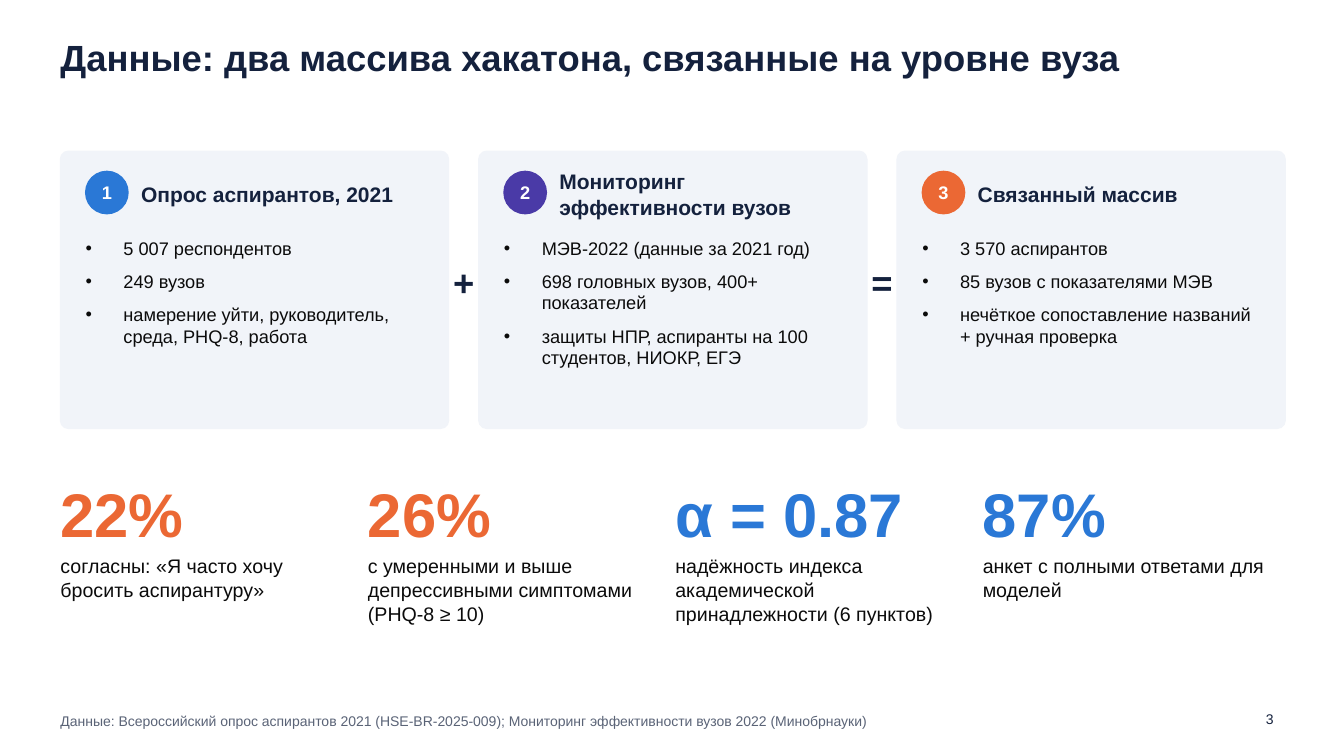
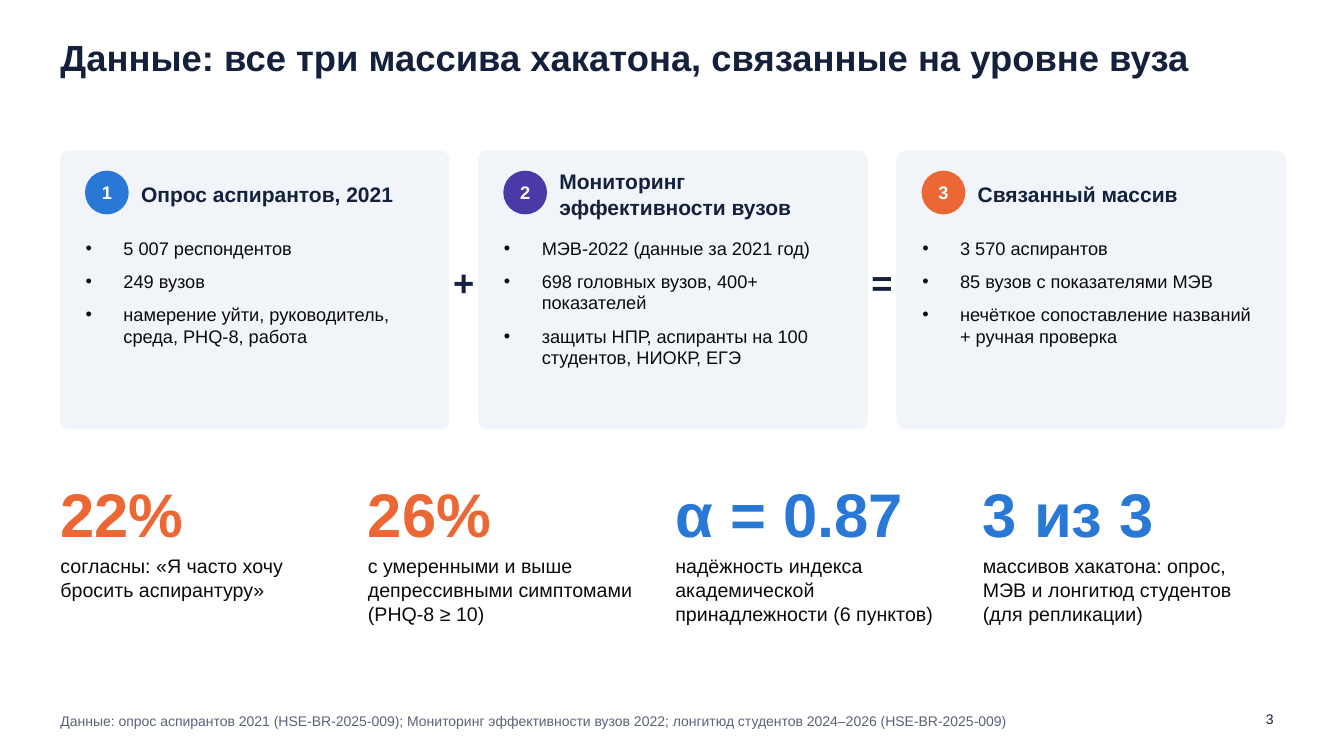
Before and after one commit to EgorChulanov/khakatonIVO, a slide deck: slide 3 of output/IVO2026_aspiranty_dropout.pptx. Drawn at 1344x756 pixels with LibreOffice and Linux fonts; fonts in the diff are those of the drawing. Boxes give left, top, right and bottom in pixels: in the first picture for what was removed or moved away, otherwise in the second. Text is boxed around its words. In the diff, an @@ line names an element or a change of style, - is before the commit and + after.

```diff
--- a/output/IVO2026_aspiranty_dropout.pptx
+++ b/output/IVO2026_aspiranty_dropout.pptx
@@ title at box(60, 46, 1188, 79): text changed @@
-Данные: два массива хакатона, связанные на уровне вуза
+Данные: все три массива хакатона, связанные на уровне вуза
@@ text at box(983, 494, 1154, 538): text changed @@
-87%
+3 из 3
@@ text at box(983, 562, 1232, 625): text changed @@
-анкет с полными ответами для моделей
+массивов хакатона: опрос, МЭВ и лонгитюд студентов (для репликации)
@@ text at box(60, 716, 1007, 729): text changed @@
-Данные: Всероссийский опрос аспирантов 2021 (HSE-BR-2025-009); Мониторинг эффективности вузов 2022 (Минобрнауки)
+Данные: опрос аспирантов 2021 (HSE-BR-2025-009); Мониторинг эффективности вузов 2022; лонгитюд студентов 2024–2026 (HSE-BR-2025-009)
```
Also in this commit, not shown: 9 other slides changed, 8 other files.
